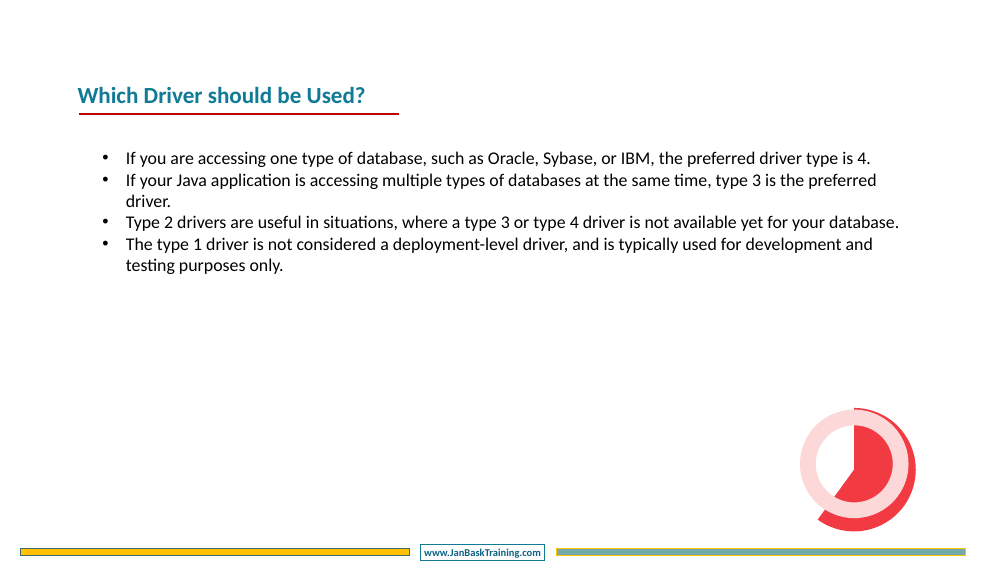
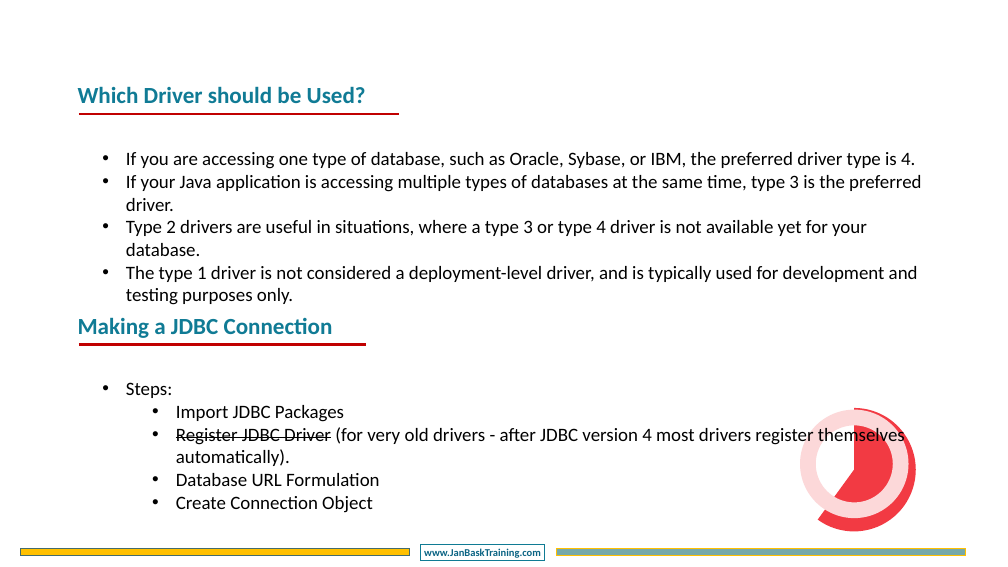
Before and after one commit to CompleteJavaTraining/AdvancedJava, a slide deck: slide 12 of slides/JDBC/JDBC - Chapter1.pptx. Drawn at 1008x567 pixels with LibreOffice and Linux fonts; fonts in the diff are those of the drawing; background and template pictures are left out. Boxes give left, top, right and bottom in pixels: in the first picture for what was removed or moved away, otherwise in the second. Text is boxed around its words. In the diff, an @@ line names an element or a change of style, - is before the commit and + after.

Commit message:
checked in the updated formatted slides

```diff
--- a/slides/JDBC/JDBC - Chapter1.pptx
+++ b/slides/JDBC/JDBC - Chapter1.pptx
@@ text "If you are accessing one ..." at (126,152,921,305): size 34 to 36 pt @@
@@ text added at (78,317,333,338), 44 pt, text #107B95, bold @@
+Making a JDBC Connection
@@ line added from (79, 344) to (366, 344), #C00000 4.5 pt @@
@@ text added at (126,382,905,513), 36 pt, text #000000 @@
+• Steps:
+  • Import JDBC Packages
+  • Register JDBC Driver (for very old drivers - after JDBC version 4 most drivers register themselves automatically).
+  • Database URL Formulation
+  • Create Connection Object
```
Also in this commit, not shown: 8 other slides changed, 3 slides removed, 3 other files.
